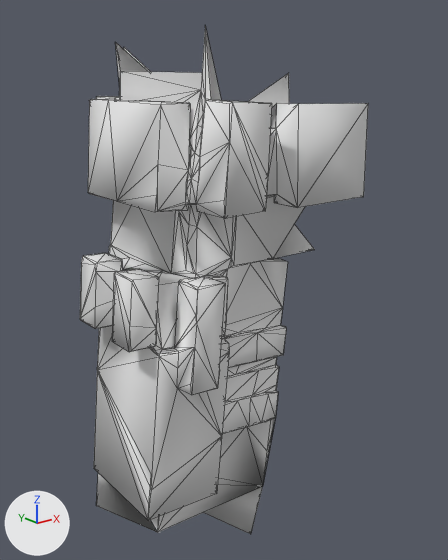
One commit to the OBJ model src/main/resources/assets/kn8/meshes/kikoru/leg_left.obj: the scene before it, then after it.
Rendered twice from a camera (50 mm lens) standing at (-0.455, -0.529, 0.871) and looking at (-0.051, -0.024, 0.669). The axes (+X, +Y, +Z) are drawn at lower left. The lights are the same throughout. The first picture is the older version. Mesh edges are drawn as thin lines. Where no turn or scale is listed for an object, it has been applied to the vertices. Vertices at exactly the same position are counted once.

Objects in the first picture: 'leg_left'.
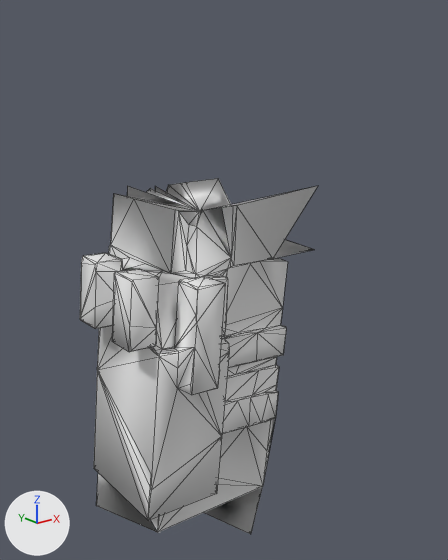
What differs and where, as boxes [x1, y1, x2, y2] in the pictures (448 x 560 px; the box of a moved part takes in the faces that stretch with it):
'leg_left', reshaped (17% narrower, 30% shorter): before [80, 26, 368, 534]; after [80, 178, 318, 534]
part 1 of me_leg_left, cut back: before [88, 26, 368, 259]; after [118, 178, 315, 259]
part 2 of me_leg_left, moved or reshaped: [204, 487, 263, 534] in both

The change, as a diff of the scene's bpy script:
```diff
--- a/src/main/resources/assets/kn8/meshes/kikoru/leg_left.obj.py
+++ b/src/main/resources/assets/kn8/meshes/kikoru/leg_left.obj.py
@@ me_leg_left @@
 # used by ob_leg_left; location = (0.0, 0.0, 0.0)
 # verts and faces of me_leg_left; kept vertices keep their numbers, new ones are numbered from 560
 # before: 296 (-0.042, 0.056, 0.401), 297 (-0.045, -0.067, 0.361) at pixel (250, 534), 319 (-0.038, -0.08, 0.432) at pixel (262, 486), 558 (-0.109, -0.011, 0.406)
-me_leg_left.from_pydata(...)  # 560 vertices, 1106 faces; spans x -0.212..0.057, y -0.128..0.099, z 0.361..0.919
+me_leg_left.from_pydata(...)  # 373 vertices, 737 faces; spans x -0.212..0.041, y -0.123..0.06, z 0.361..0.771
+# me_leg_left part 1
+# 172 vertices are removed from x -0.168..0.054, y -0.128..0.099, z 0.759..0.919
+# 370 faces are deleted
+# 1 vertex is added at (-0.069, -0.005, 0.744)
+# 29 new faces join them
+# me_leg_left part 2
+delete_faces([(296, 297, 558), (297, 558, 319)])
+faces += [(296, 558, 297), (297, 319, 558)]
+# other edits to the shape of me_leg_left do not show in these pictures
```
